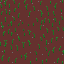
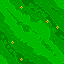
The second 64 x 64 image is a revision of the first. Changes to its layers:
removed layer "specs copy" over [0, 1, 63, 63]
painted on "Background" over [0, 0, 64, 64]
